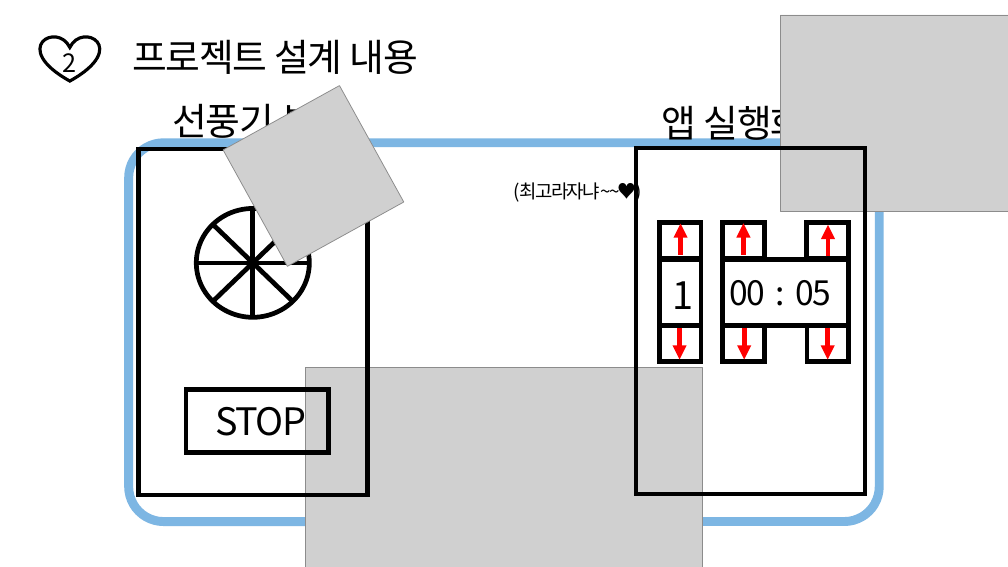
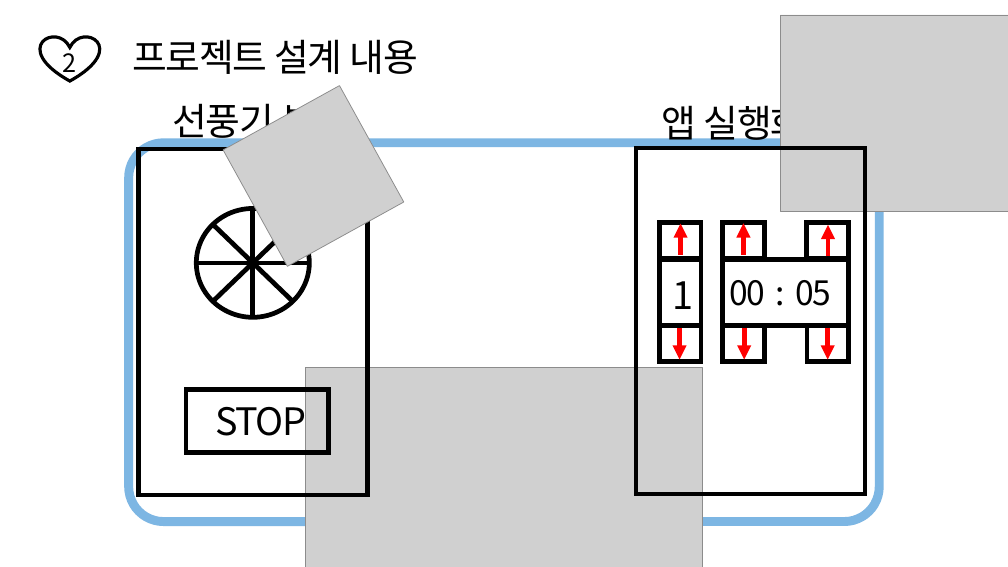
Before and after one commit to Jshong0902/ArduinoProject, a slide deck: slide 4 of 아두이노 프로젝트.pptx. Drawn at 1008x567 pixels with LibreOffice and Linux fonts; fonts in the diff are those of the drawing; grey boxes stand for pictures; background and template pictures are left out. Boxes give left, top, right and bottom in pixels: in the first picture for what was removed or moved away, otherwise in the second. Text is boxed around its words. In the diff, an @@ line names an element or a change of style, - is before the commit and + after.

```diff
--- a/아두이노 프로젝트.pptx
+++ b/아두이노 프로젝트.pptx
@@ text removed at [513, 178, 642, 203] @@
-(최고라자냐~~♥)
```
Also in this commit, not shown: 1 other slide changed.
